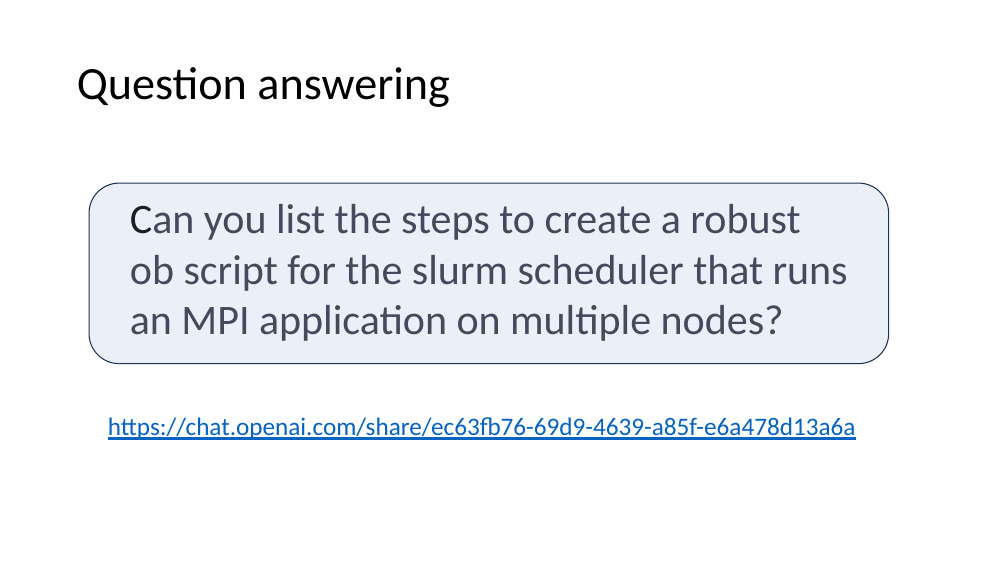
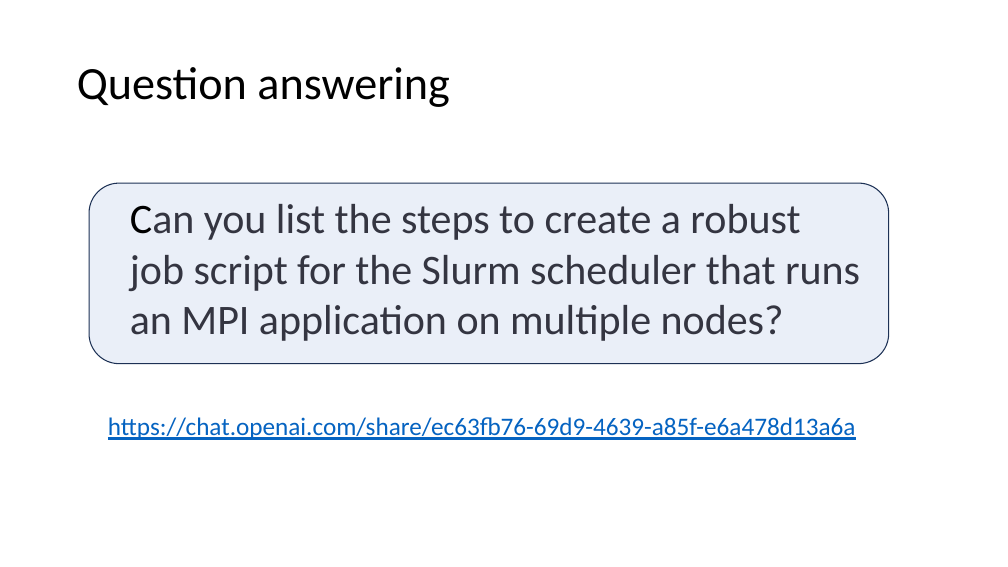
Before and after one commit to gjbex/ChatGPT-for-HPC, a slide deck: slide 7 of chatgpt_for_hpc.pptx. Drawn at 1008x567 pixels with LibreOffice and Linux fonts; fonts in the diff are those of the drawing. Boxes give left, top, right and bottom in pixels: in the first picture for what was removed or moved away, otherwise in the second. Text is boxed around its words. In the diff, an @@ line names an element or a change of style, - is before the commit and + after.

```diff
--- a/chatgpt_for_hpc.pptx
+++ b/chatgpt_for_hpc.pptx
@@ text at [130, 255, 860, 291]: text changed @@
-ob script for the slurm scheduler that runs
+job script for the Slurm scheduler that runs
```
Also in this commit, not shown: 2 slides added.
